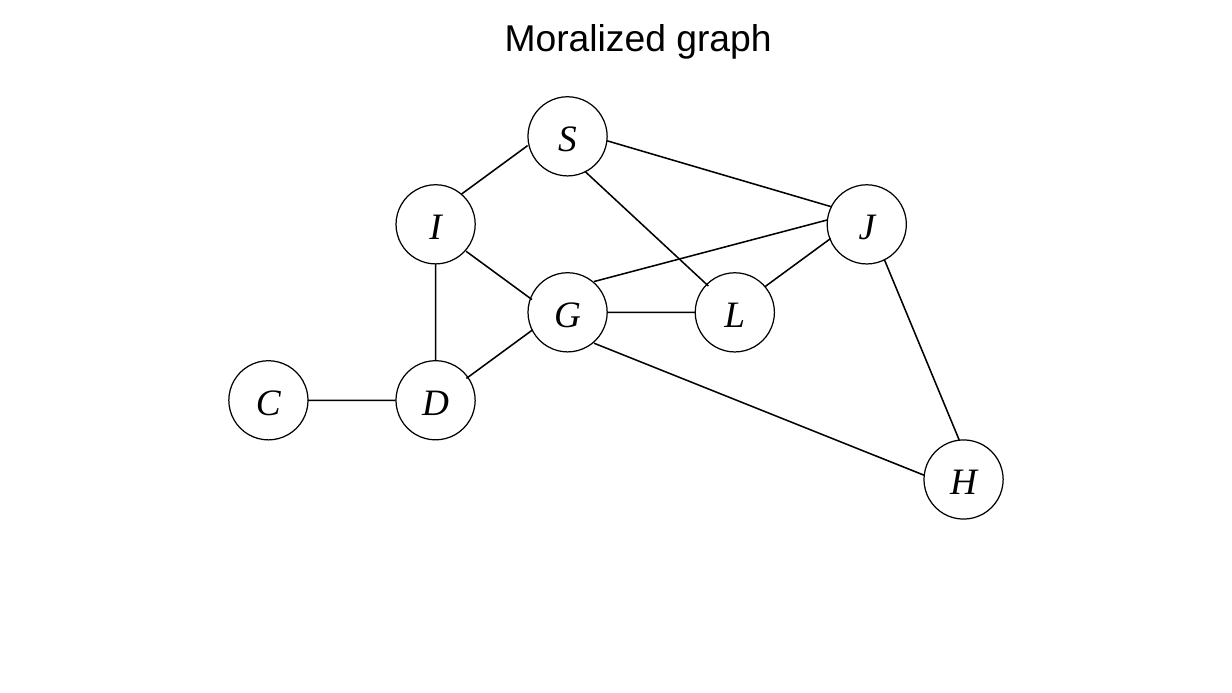
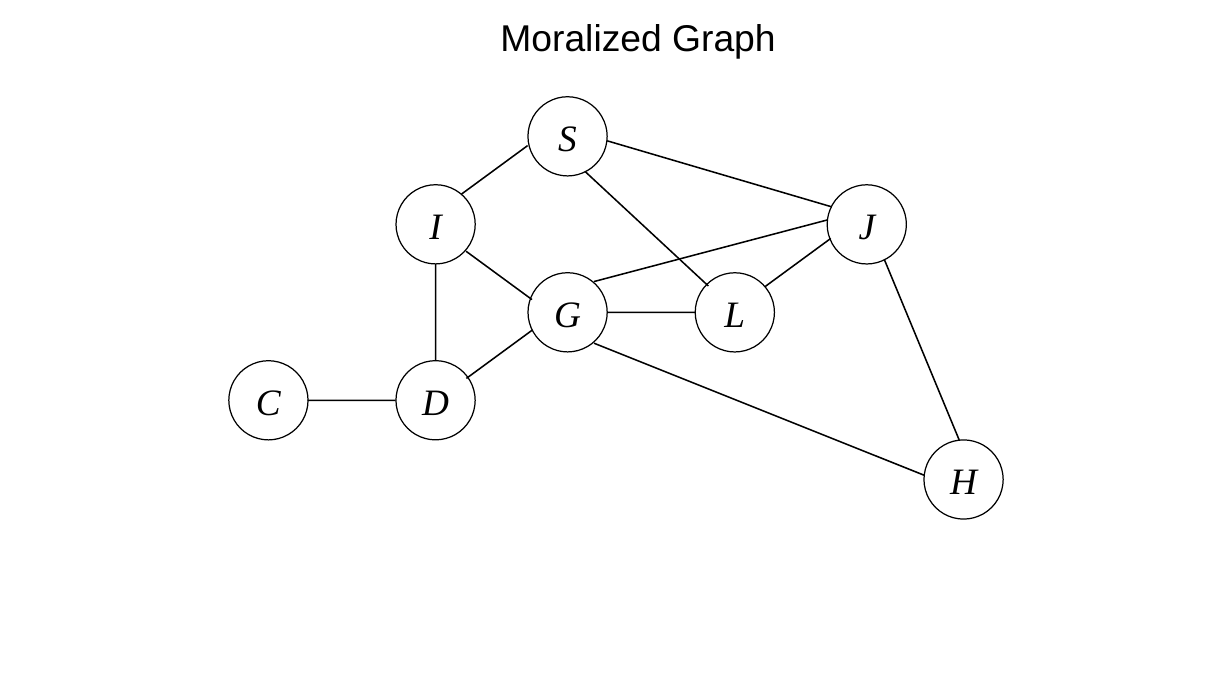
Before and after one commit to ax-va/Project-BayesianPy, a slide deck: slide 3 of pyb4ml/models/academic/extended_student.odp. Drawn at 1232x693 pixels with LibreOffice and Linux fonts; fonts in the diff are those of the drawing. Boxes give left, top, right and bottom in pixels: in the first picture for what was removed or moved away, otherwise in the second. Text is boxed around its words. In the diff, an @@ line names an element or a change of style, - is before the commit and + after.

```diff
--- a/pyb4ml/models/academic/extended_student.odp
+++ b/pyb4ml/models/academic/extended_student.odp
@@ title at <box>500,24,775,59</box>: text changed @@
-Moralized graph
+Moralized Graph
```
Also in this commit, not shown: 1 other file.
